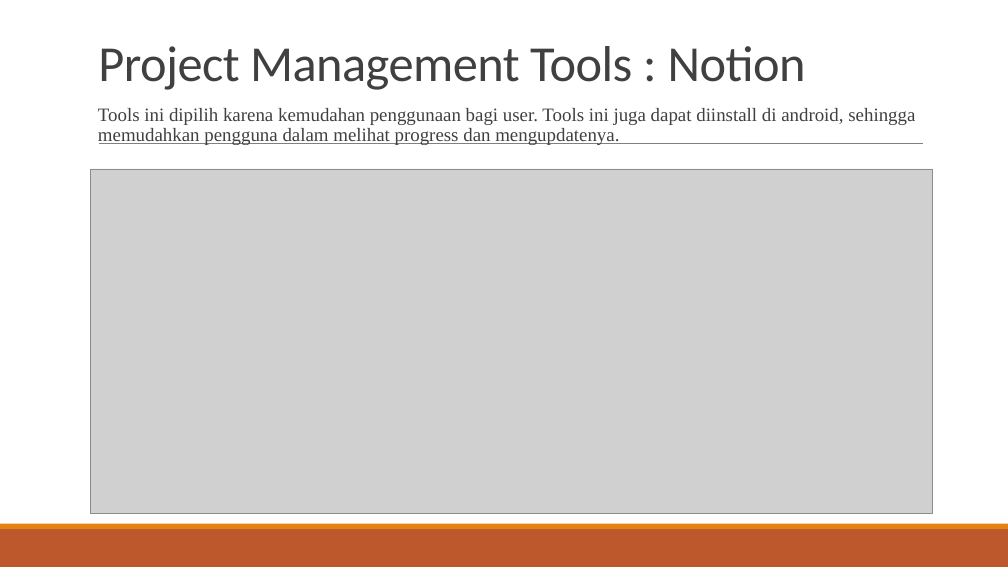
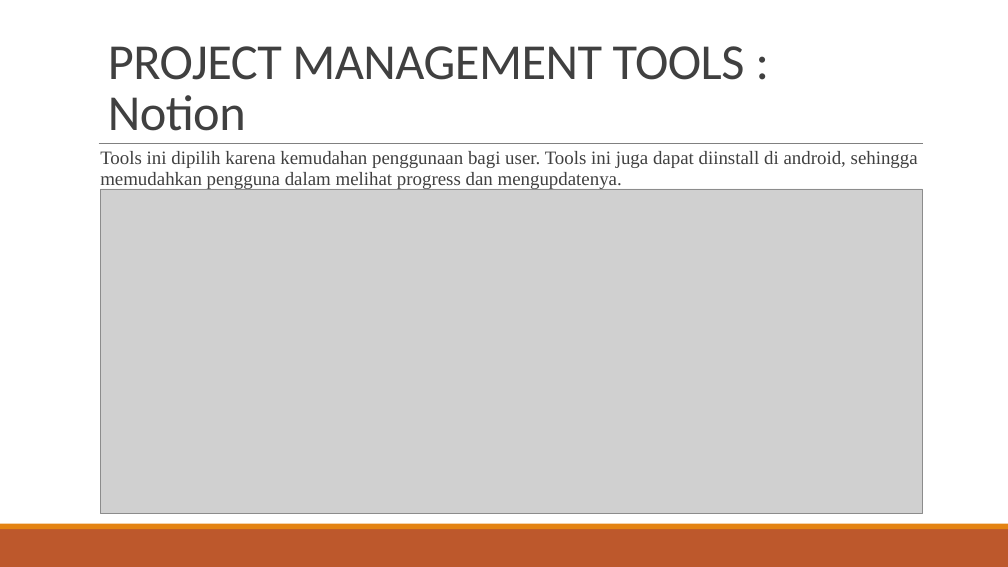
Before and after one commit to MaheswaraAW/-PPL4611, a slide deck: slide 8 of Aplikasi Catalog Board Game.pptx. Drawn at 1008x567 pixels with LibreOffice and Linux fonts; fonts in the diff are those of the drawing; grey boxes stand for pictures. Boxes give left, top, right and bottom in pixels: in the first picture for what was removed or moved away, otherwise in the second. Text is boxed around its words. In the diff, an @@ line names an element or a change of style, - is before the commit and + after.

```diff
--- a/Aplikasi Catalog Board Game.pptx
+++ b/Aplikasi Catalog Board Game.pptx
@@ title at (108,46,745,131): text changed @@
-Project Management Tools : Notion
+PROJECT MANAGEMENT TOOLS : Notion
@@ text "Tools ini dipilih karena kemudahan ...": place and size @@
-text "Tools ini dipilih karena kemudahan ..." at (98,108,915,145)
+text "Tools ini dipilih karena kemudahan ..." at (100,151,918,189)
@@ picture: place and size @@
-picture at (91,169,933,513)
+picture at (101,189,923,514)
```
Also in this commit, not shown: 12 other slides changed, 1 slide added, 1 slide removed.
